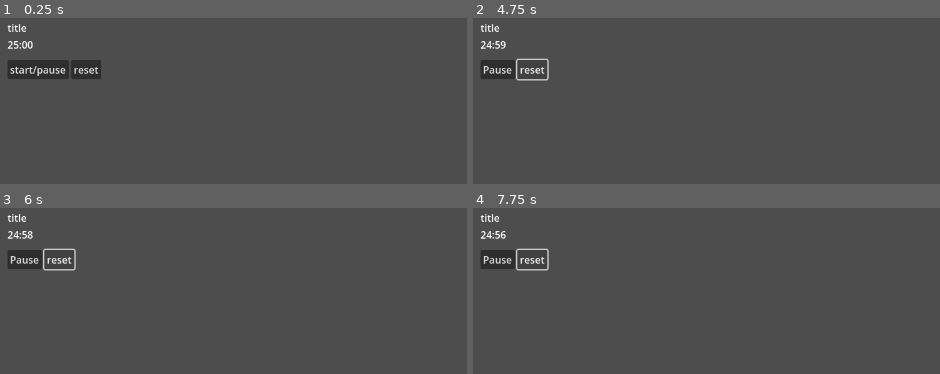
Above: before the commit, frames 1-4 (two rows, left to right).
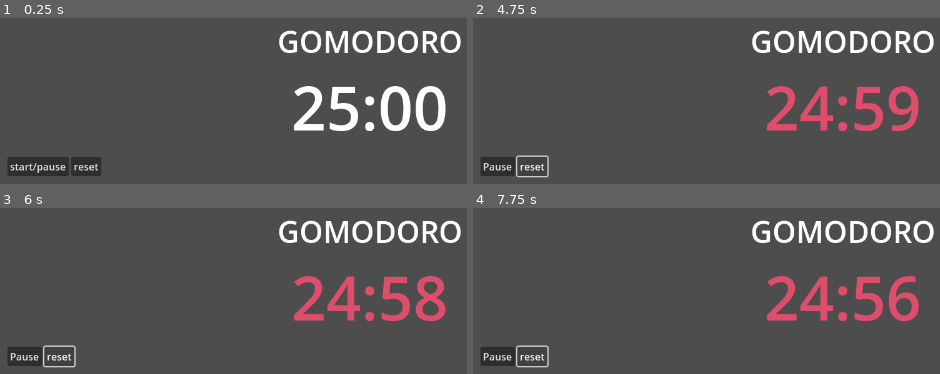
Above: after the commit, the same moments.

Repository: misbah-ullah01/gomodoro
Game: Godot game, scene res://scenes/main/MainUI.tscn
Same seed, same stepped clock (60 frames per second), same inputs: the game is played once before the commit and once after it.
Inputs:
- Up to frame 1 (0.25 s): no input
- Up to frame 2 (4.75 s): tap Enter at 0.5 s; click "start/pause" at 1.25 s; click "Pause" at 2 s; click "Start" at 2.75 s; click "reset" at 3.5 s
- Up to frame 3 (6 s): no input
- Up to frame 4 (7.75 s): no input

The runs differ from the first frame. In frame 1, 11% of the frame differs, in the area x 1-99%, y 3-96%; in frame 2, 8.7%; in frame 3, 8.8%; in frame 4, 8.7%.

Commit message:
Added adaptive color to TimerManager display time to change color based on the phase

Diff:
--- a/scenes/main/MainUI.tscn
+++ b/scenes/main/MainUI.tscn
@@ -30,11 +30,17 @@
 
 [node name="Title" type="Label" parent="MarginContainer/VBoxContainer"]
 layout_mode = 2
-text = "title"
+theme_override_font_sizes/font_size = 48
+text = "GOMODORO	"
+horizontal_alignment = 1
+vertical_alignment = 1
 
 [node name="TimerDisplay" type="Label" parent="MarginContainer/VBoxContainer"]
 layout_mode = 2
+theme_override_font_sizes/font_size = 98
 text = "display time"
+horizontal_alignment = 1
+vertical_alignment = 1
 
 [node name="TextureProgressBar" type="TextureProgressBar" parent="MarginContainer/VBoxContainer"]
 layout_mode = 2
--- a/scripts/TimerManager.gd
+++ b/scripts/TimerManager.gd
@@ -18,6 +18,7 @@
 var focus_count = 0
 
 func _ready():
+	timer_display.add_theme_color_override("font_color", Color.WHITE)
 	update_display()
 	progress.max_value = time_left
 	progress.value = 0
@@ -71,12 +72,15 @@
 func _set_phase(new_phase):
 	phase = new_phase
 	if phase == "focus":
+		timer_display.add_theme_color_override("font_color", Color(0.875, 0.302, 0.428, 1.0))
 		time_left = focus_time
 		minigame_btn.hide()
 	elif phase == "short_break":
+		timer_display.add_theme_color_override("font_color", Color.AQUA)
 		time_left = short_break_time
 		minigame_btn.show()
 	elif phase == "long_break":
+		timer_display.add_theme_color_override("font_color", Color.GOLDENROD)
 		time_left = long_break_time
 		minigame_btn.show()
 
